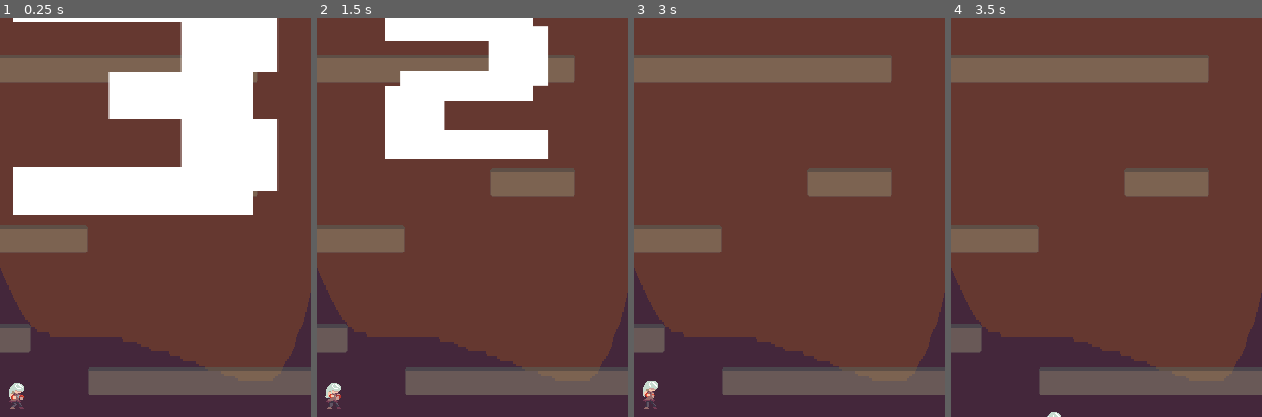
Above: before the commit, frames 1-4 (left to right).
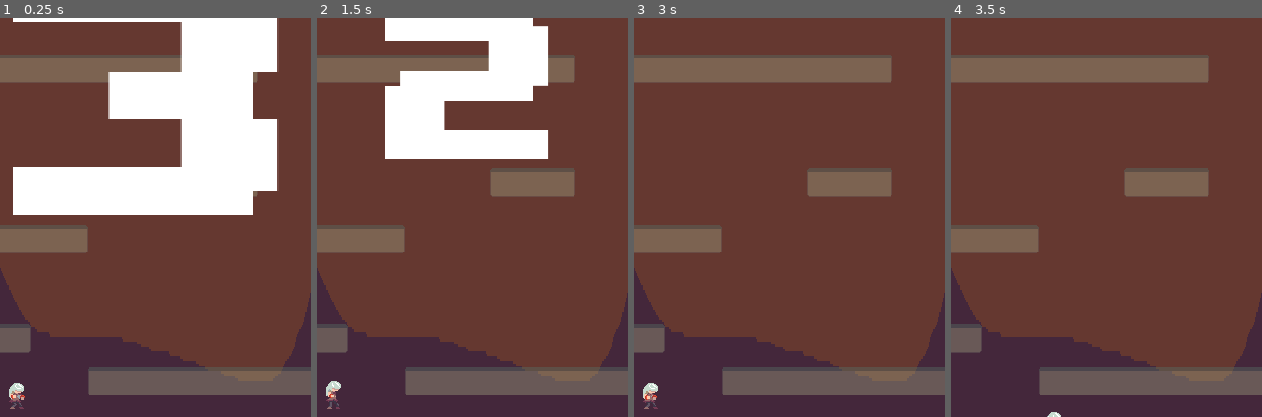
Above: after the commit, the same moments.

Repository: jsonify/JumpUp
Game: Godot game, scene res://Scenes/Levels/Level1.tscn
Two runs of this game, one before a commit and one after it. Both use one fixed random seed, a clock stepped at 60 frames per second and the inputs below.
Inputs:
- Up to frame 1 (0.25 s): no input
- Up to frame 2 (1.5 s): tap Enter (slow) at 0.5, 0.6 s; tap Space (jump) at 0.77 s; tap Shift (dash) at 1.35 s
- Up to frame 3 (3 s): tap Space (jump) at 1.52 s; tap Enter (slow) at 1.55, 2.1, 2.85 s
- Up to frame 4 (3.5 s): tap Space (jump) at 3.02 s
The pictures show only the part of the screen within x 25-75%, y 43-93%; the shares and areas given below are measured in that part.

The runs differ from the first frame. In frame 1, less than 0.1% of the frame differs, in the area x 3-9%, y 93-96%; in frame 2, 0.1%; in frame 3, 0.2%, in the area x 2-8%, y 90-98%; in frame 4, nothing differs.

Commit message:
added zoomed in camera on slow-mo

Diff:
--- a/Scenes/Levels/Level1.tscn
+++ b/Scenes/Levels/Level1.tscn
@@ -653,7 +653,6 @@
 
 [node name="Camera2D" type="Camera2D" parent="Player"]
 position = Vector2( 2, 0 )
-current = true
 limit_left = 0
 limit_right = 700
 limit_bottom = 900
--- a/Scenes/Player/Player.gd
+++ b/Scenes/Player/Player.gd
@@ -35,10 +35,14 @@
 	if Input.is_action_just_pressed("slow"):
 		Engine.time_scale = 0.1
 		horizontal_speed = horizontal_speed_dash
+		$Camera2D.zoom.x = .5
+		$Camera2D.zoom.y = .5
 
 	if Input.is_action_just_released("slow"):
 		Engine.time_scale = 1
 		horizontal_speed = horizontal_speed_normal
+		$Camera2D.zoom.x = 1
+		$Camera2D.zoom.y = 1
 
 	if is_on_wall():
 		horizontal_direction *= -1
--- a/Scenes/Player/Player.tscn
+++ b/Scenes/Player/Player.tscn
@@ -155,9 +155,18 @@
 scale = Vector2( 2, 2 )
 frames = SubResource( 2 )
 animation = "Idle"
-frame = 3
+frame = 2
 speed_scale = 2.0
 playing = true
 
 [node name="CollisionShape2D" type="CollisionShape2D" parent="."]
 shape = SubResource( 1 )
+
+[node name="Camera2D" type="Camera2D" parent="."]
+position = Vector2( 2, 0 )
+current = true
+limit_left = 0
+limit_right = 700
+limit_bottom = 900
+drag_margin_h_enabled = true
+drag_margin_v_enabled = true
--- a/Scenes/Prize/Prize.gd
+++ b/Scenes/Prize/Prize.gd
@@ -1,4 +1,6 @@
 extends Area2D
+
+# not used currently
 
 onready var animation_player := $AnimationPlayer
 
